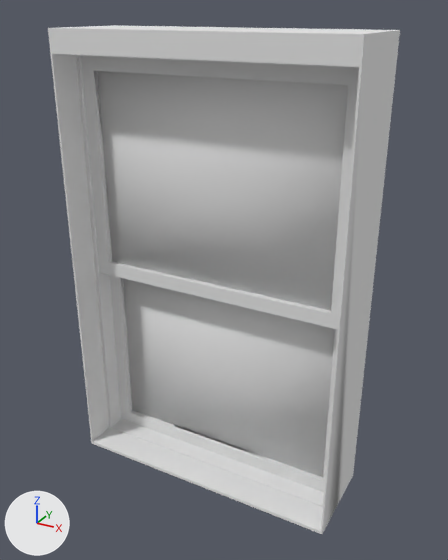
The OBJ model SweetHome3D/src/com/eteks/sweethome3d/io/resources/doubleHungWindow80x122.obj as it was, and as the next commit left it.
One viewpoint serves both versions: a 50 mm lens placed at (0.788, -1.395, 2.265), pointed at (0.02, 0.001, 1.567). Every picture has the same lights, and +X, +Y and +Z are marked at lower left. The picture after the commit comes second. Where no turn or scale is listed for an object, it has been applied to the vertices. Vertices at exactly the same position are counted once.

In view in the first picture: 'doubleHungWindow80x122'.
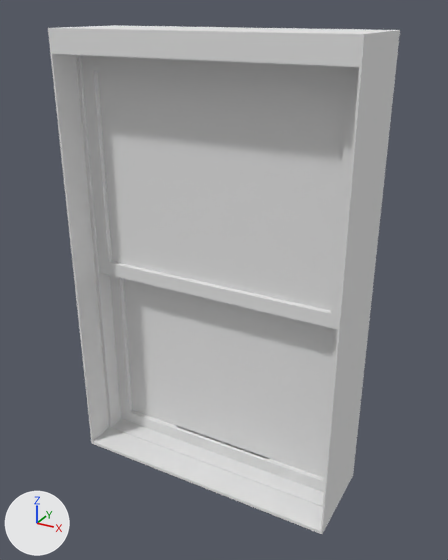
Pixel boxes (x1, y1, x2, y2) of what changed, in the pictures (448 x 560 px):
part 1 of me_doublehungwindow80x122, reshaped: (48, 28, 364, 534) in both

Patch to the scene script:
```diff
--- a/SweetHome3D/src/com/eteks/sweethome3d/io/resources/doubleHungWindow80x122.obj.py
+++ b/SweetHome3D/src/com/eteks/sweethome3d/io/resources/doubleHungWindow80x122.obj.py
@@ me_doublehungwindow80x122 @@
 # used by ob_doublehungwindow80x122; location = (0.0, 0.0, 0.0)
-me_doublehungwindow80x122.from_pydata(...)  # 147 vertices, 289 faces; spans x -0.405..0.405, y -0.139..0.131, z 0.939..2.218
+me_doublehungwindow80x122.from_pydata(...)  # 270 vertices, 540 faces; spans x -0.405..0.405, y -0.139..0.131, z 0.939..2.218
+# me_doublehungwindow80x122 part 1
+# 6 vertices are removed from x -0.404..0.405, y -0.139..0.131, z 0.939
+# 161 faces are deleted
+# 109 vertices are added at x -0.4..0.4, y -0.139..0.131, z 0.939..2.158
+# 6 new vertices lie (0.0, 0.0, 0.165) away from vertices in x -0.35..0.35, y -0.043..0.043, z 0.992..1.562
+# 6 new vertices lie (0.0, 0.0, 0.22) away from vertices in x -0.35..0.35, y -0.043..0.043, z 1.157..1.727
+# 8 new vertices lie (0.2, 0.0, 0.0) away from vertices in x -0.34..0.14, y -0.043..0.043, z 0.992..2.112
+# 412 new faces join them, mat_white (white #e7e7e7)
 me_doublehungwindow80x122.materials.append(mat_flltgrey)
```
